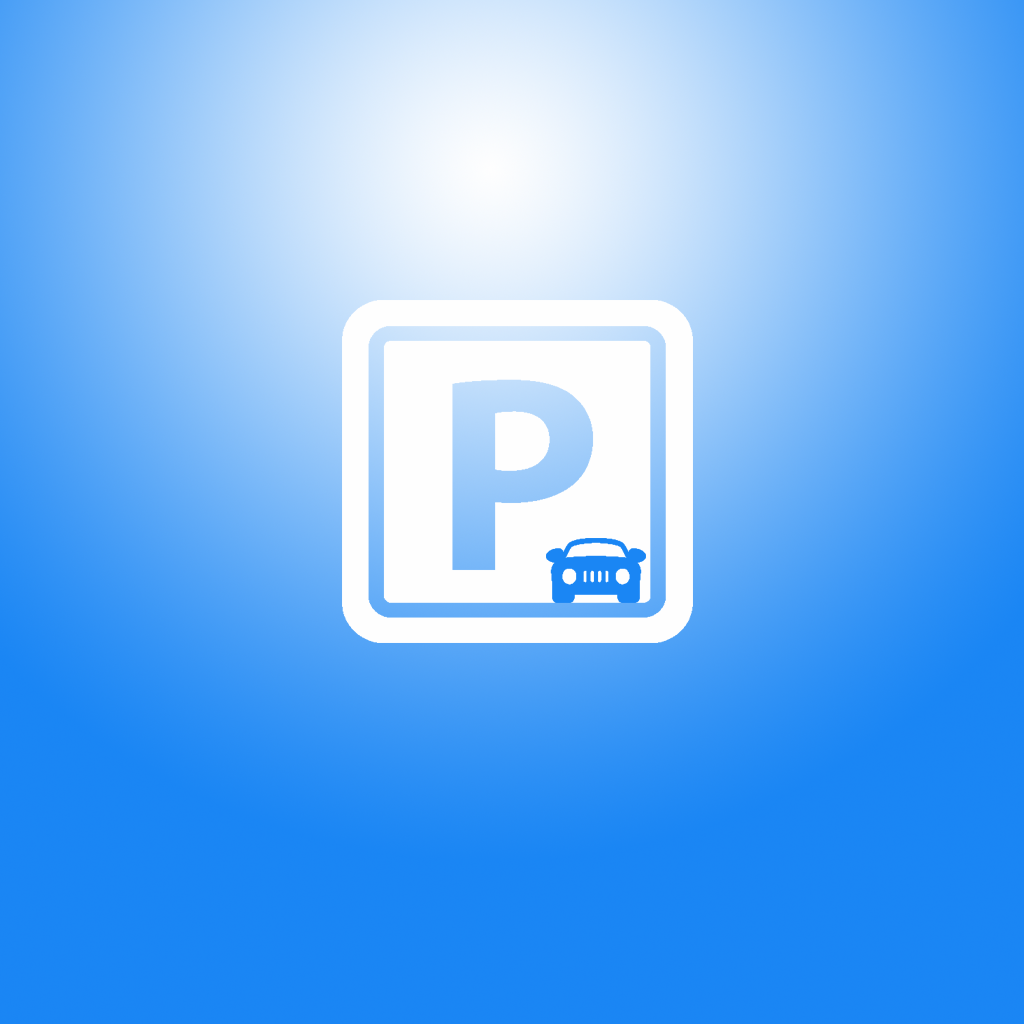
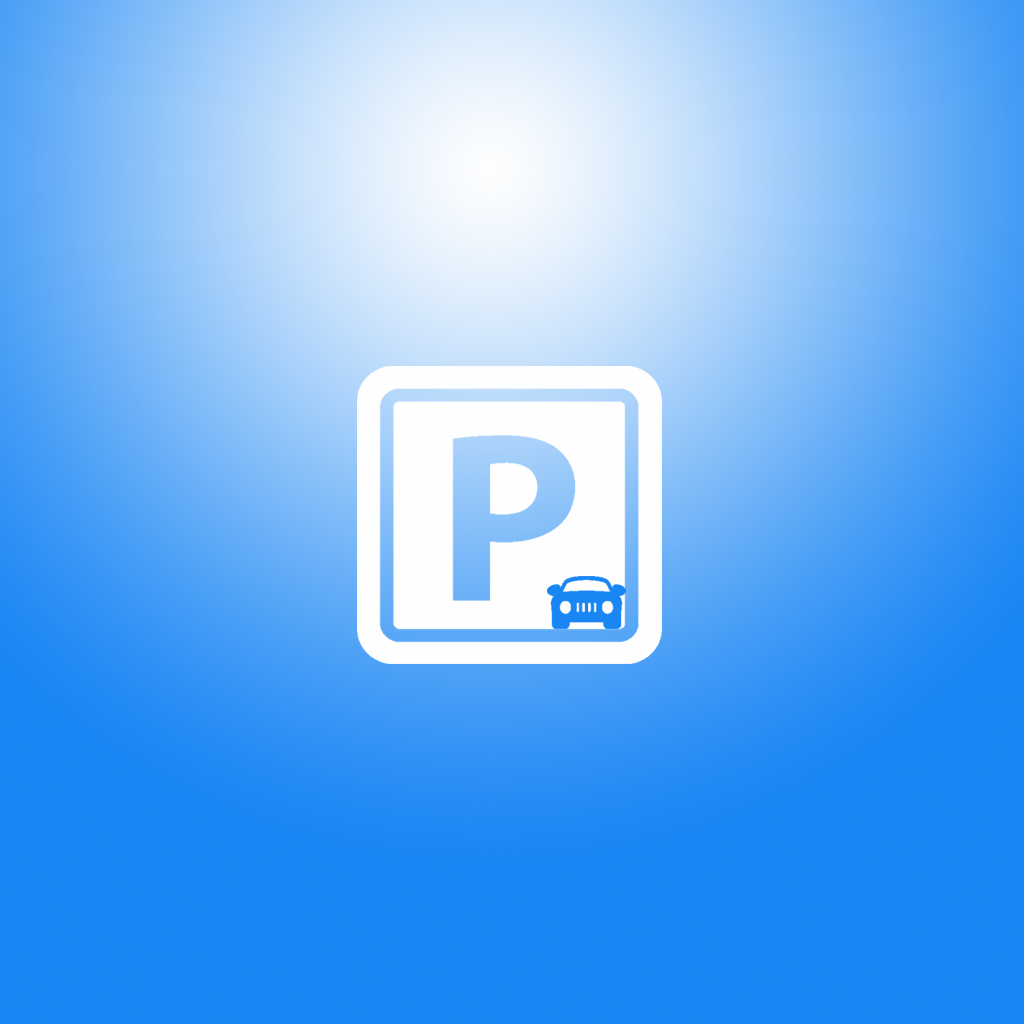
Layers edited between the first and the second 1024x1024 image:
painted on "Capa 5" over [546, 538, 646, 629]
painted on "Capa 4" over [342, 300, 693, 664]
